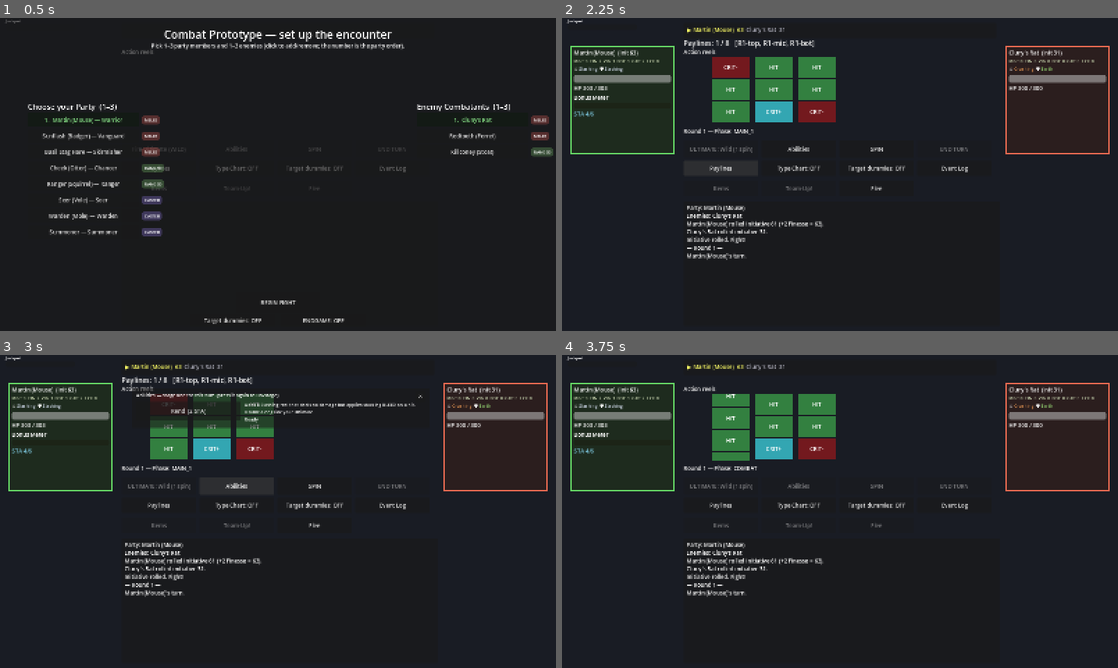
Above: before the commit, frames 1-4 (two rows, left to right).
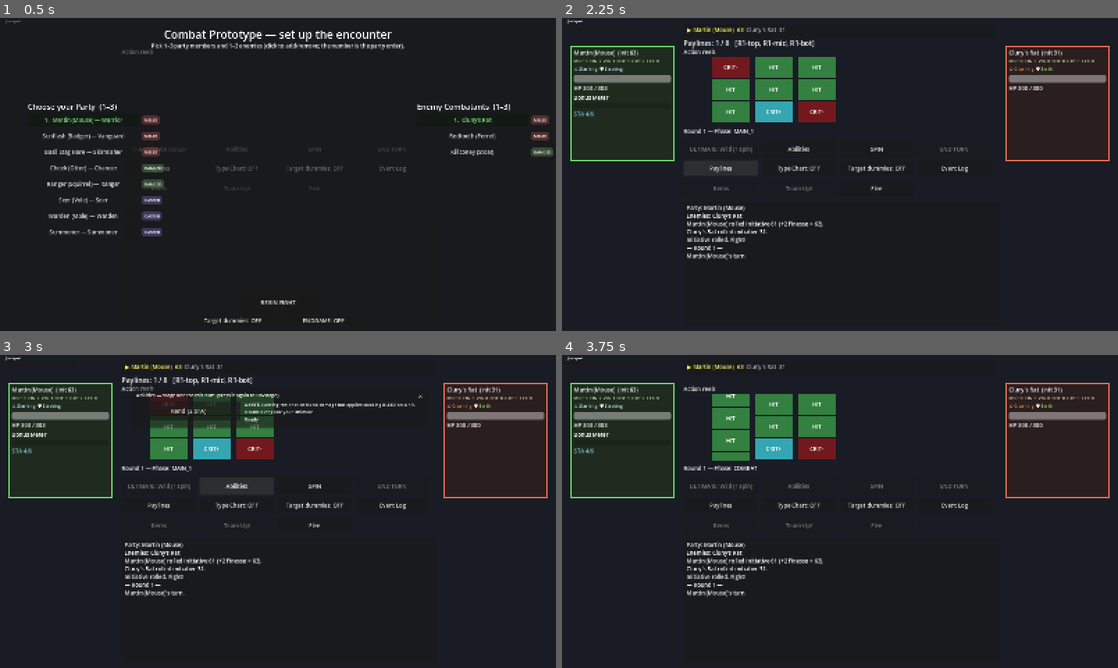
Above: after the commit, the same moments.

Repository: djkipyaboy/bunnies
Game: Godot game, scene res://combat/combat.tscn
Two runs of this game, one before a commit and one after it. Both use one fixed random seed, a clock stepped at 60 frames per second and the inputs below. This scene is started directly instead of the project's main scene.
Inputs:
- Up to frame 1 (0.5 s): no input
- Up to frame 2 (2.25 s): click "BEGIN FIGHT" at 0.5 s; click "Start Combat / Roll Initiative" at 1.25 s; click "Paylines" at 2 s
- Up to frame 3 (3 s): click "Abilities" at 2.75 s
- Up to frame 4 (3.75 s): click "SPIN" at 3.5 s

Frame 1 is identical in both runs. In frame 2, 0.3% of the frame differs, in the area x 1-99%, y 43-46%; in frame 3, 0.3%; in frame 4, 0.3%.

Commit message:
fix(ui): scroll the ally panel's status/buff area instead of clipping when overloaded
Player report: window size/scaling made it impossible to see buffs/debuffs below the
Bonus Meter on the bottom ally panel. Root cause: the status RichTextLabel used
fit_content=true/scroll_active=false with a fixed 60px reservation inside a fixed-height
Panel - once several effects stacked (Summoner minions can stack Thorns, cleanse-eligible
debuffs, regen, reel_surge, Empowered), the label grew past its slot but the parent Panel
stayed fixed, silently clipping the overflow.

Fix: bounded height (80px) + scroll_active=true so the status area scrolls internally
instead of clipping or pushing other rows around. Grew the panel (312->332) and its VBox
to match so the combined-minimum-height invariant still holds.

Diff:
--- a/combat/ui/combatant_panel.gd
+++ b/combat/ui/combatant_panel.gd
@@ -38,13 +38,17 @@
 	# wraps past its old 20px reservation, and — since nothing clipped this panel — the overflow used
 	# to paint onto the panel of the NEXT combatant in the column (looked like "debuffs are covered by
 	# the character beneath the target"). clip_contents is a hard backstop for any stacking this taller
-	# reservation still doesn't cover.
-	custom_minimum_size = Vector2(PANEL_W, 312)
+	# reservation still doesn't cover. Grew a further 20px (playtest 2026-08-17): the status label's
+	# own reservation went 60->80 so it scrolls internally instead of clipping when several
+	# buffs/debuffs stack at once (Summoner minions can stack Thorns + cleanse-eligible debuffs +
+	# regen + reel_surge + Empowered) — the panel must grow to match, or the VBox's combined
+	# minimum height would exceed it again.
+	custom_minimum_size = Vector2(PANEL_W, 332)
 	size = custom_minimum_size
 	clip_contents = true
 	var box := VBoxContainer.new()
 	box.position = Vector2(10, 8)
-	box.custom_minimum_size = Vector2(ROW_W, 296)
+	box.custom_minimum_size = Vector2(ROW_W, 316)
 	add_child(box)
 
 	# NOT a child of `box` — deliberately kept OUT of the VBoxContainer layout flow (final-review
@@ -118,9 +122,9 @@
 
 	_status_label = RichTextLabel.new()
 	_status_label.bbcode_enabled = true
-	_status_label.fit_content = true
-	_status_label.scroll_active = false
-	_status_label.custom_minimum_size = Vector2(ROW_W, 60)  # room for ~3 wrapped lines of active effects
+	_status_label.fit_content = false  # bounded height + internal scroll instead of growing past the panel (2026-08-17 playtest fix)
+	_status_label.scroll_active = true
+	_status_label.custom_minimum_size = Vector2(ROW_W, 80)  # room for ~4 wrapped lines visible at once; more scrolls internally
 	box.add_child(_status_label)
 
 ## Binds this panel to [param c] and wires its signals.
--- a/tests/test_combatant_panel.gd
+++ b/tests/test_combatant_panel.gd
@@ -67,5 +67,36 @@
 
 	full_panel.free()
 
+	# --- Status-area overflow: scroll internally instead of clipping (2026-08-17 playtest fix) ---
+	# Player report: with several simultaneous buffs/debuffs stacked (Summoner minions can stack
+	# Thorns + cleanse-eligible debuffs + regen + reel_surge + Empowered at once), the status
+	# RichTextLabel's old fit_content=true/scroll_active=false setup grew past its fixed 60px
+	# reservation while the PARENT Panel stayed a fixed 312px tall — the overflow was silently
+	# clipped rather than reflowed. Fix: bounded height + scroll_active=true so it scrolls instead.
+	var stacked_c: Combatant = Combatant.new()
+	stacked_c.display_name = "StackedEffectsCombatant"
+	stacked_c.base_stats = Stats.new()
+	stacked_c.base_max_hp = 100
+	stacked_c.apply_stats()
+	stacked_c.start_combat()
+	for i: int in range(6):
+		var e := Effect.new()
+		e.id = StringName("stack_test_%d" % i)
+		e.beneficial = true
+		e.duration = 3
+		stacked_c.attach_effect(e)
+
+	var stacked_panel: CombatantPanel = CombatantPanel.new()
+	root.add_child(stacked_panel)
+	await process_frame
+	await process_frame
+	stacked_panel.bind(stacked_c)
+	await process_frame
+
+	_check(stacked_panel._status_label.scroll_active, "status label scrolls internally instead of clipping when overloaded with effects")
+	_check(not stacked_panel._status_label.fit_content, "status label no longer grows past its allotted space (fit_content off)")
+
+	stacked_panel.free()
+
 	print(("COMBATANT PANEL TEST PASSED" if _failures == 0 else "COMBATANT PANEL TEST FAILED: %d" % _failures))
 	quit(_failures)
